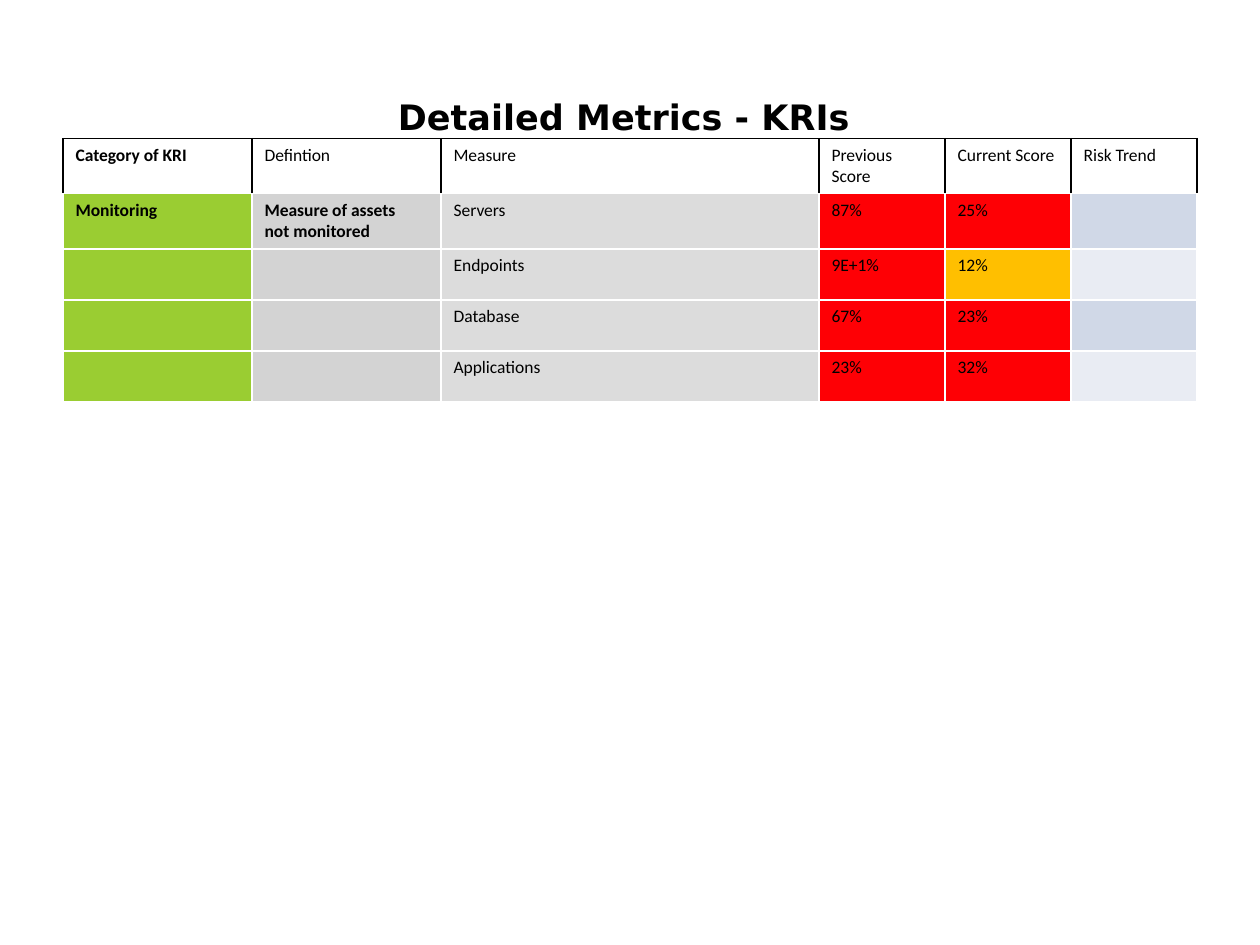
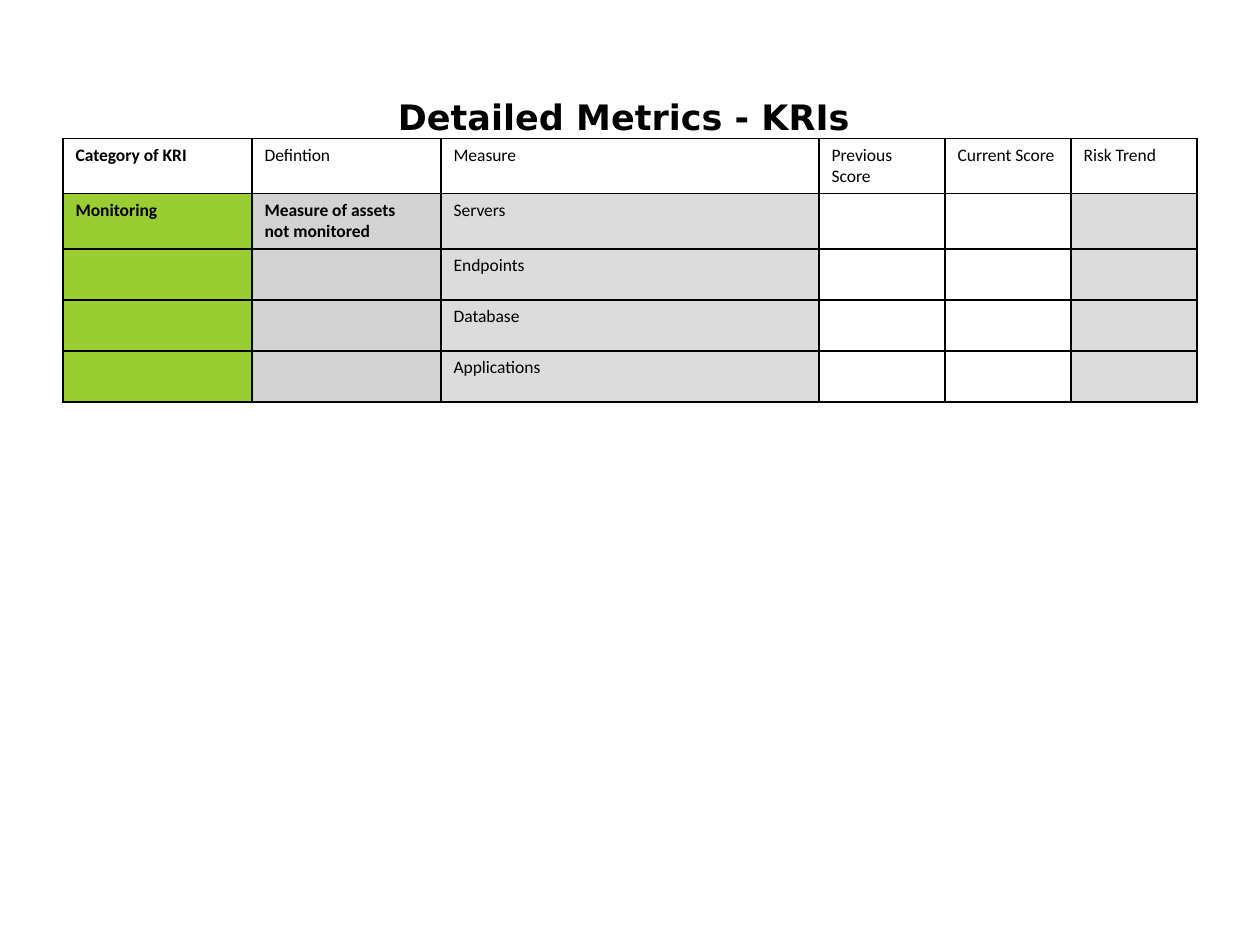
Before and after one commit to mehtaparitosh/PythonPPTX, a slide deck: slide 6 of chart-01.pptx. Drawn at 1260x945 pixels with LibreOffice and Linux fonts; fonts in the diff are those of the drawing. Boxes give left, top, right and bottom in pixels: in the first picture for what was removed or moved away, otherwise in the second. Text is boxed around its words. In the diff, an @@ line names an element or a change of style, - is before the commit and + after.

```diff
--- a/chart-01.pptx
+++ b/chart-01.pptx
@@ table at bbox=[63, 139, 1197, 380] @@
-row 2, column 4: 87%
+row 2, column 4: 
-row 2, column 5: 25%
+row 2, column 5: 
-row 3, column 4: 9E+1%
+row 3, column 4: 
-row 3, column 5: 12%
+row 3, column 5: 
-row 4, column 4: 67%
+row 4, column 4: 
-row 4, column 5: 23%
+row 4, column 5: 
-row 5, column 4: 23%
+row 5, column 4: 
-row 5, column 5: 32%
+row 5, column 5: 
@@ fill #FE0005 to #FFFFFF in 7 cells @@
@@ fill #D0D8E8 to #DCDCDC in 2 cells @@
@@ fill #FFBF00 to #FFFFFF in row 3, column 5 @@
@@ fill #E9EDF4 to #DCDCDC in 2 cells @@
@@ borders changed @@
```
Also in this commit, not shown: 4 other slides changed, 1 slide removed, 4 other files.
